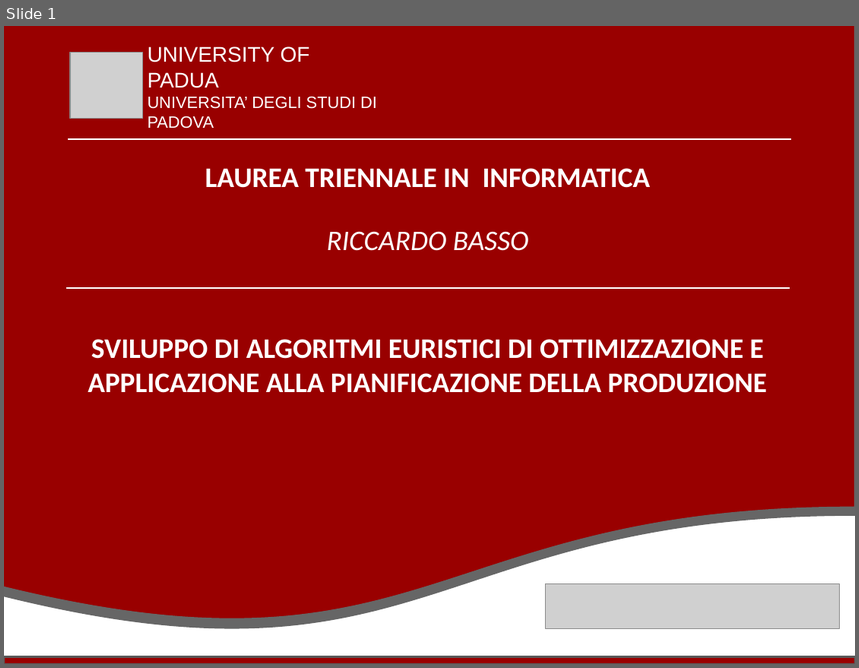
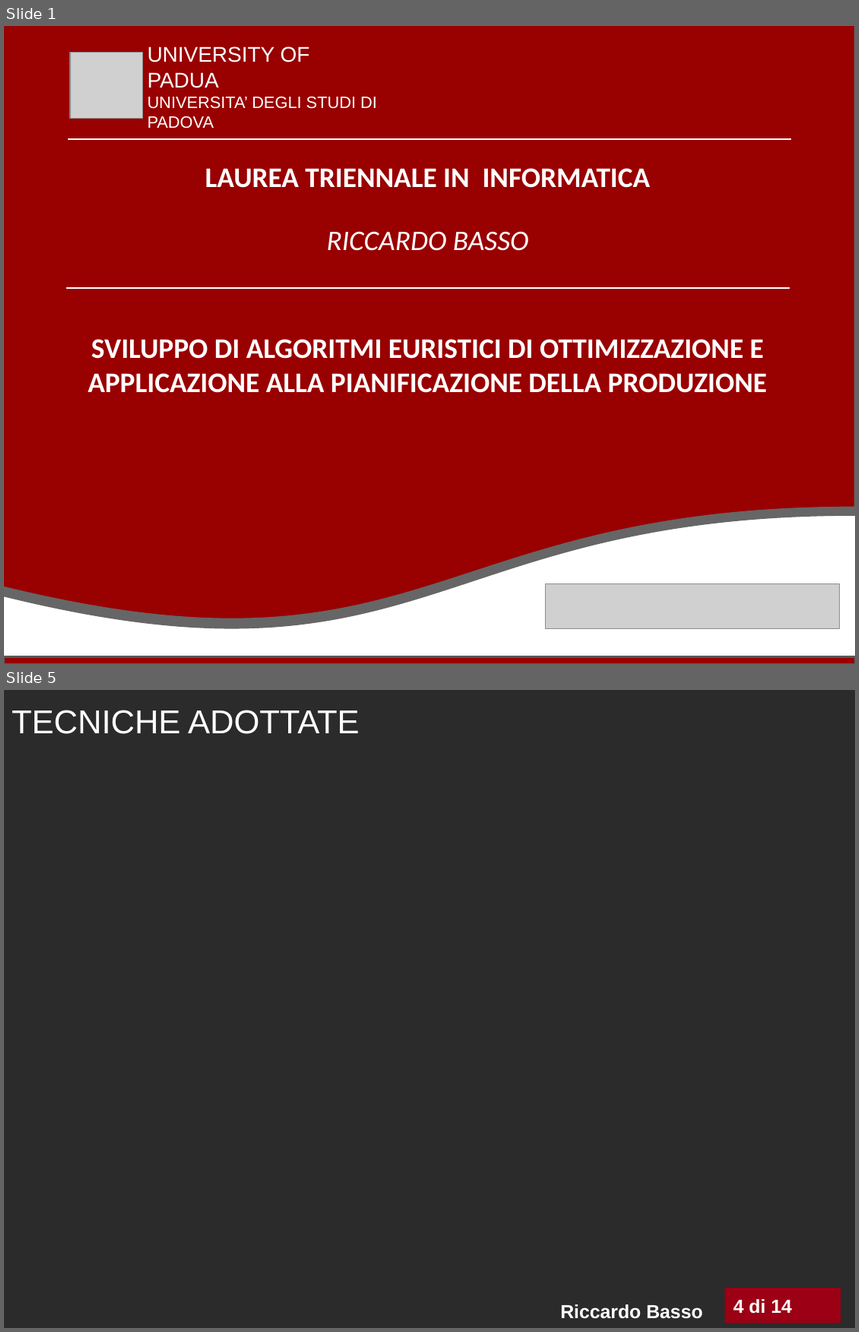
Before and after one commit to rikyb/Qontainer, a slide deck: presentazione/presentazione basso riccardo.pptx. Shown one above the other, each under a label of ours: slide 1 before the commit, slides 1 and 5 after it; the slides between them are not shown. The pictures are 859x668 and 859x1332 pixels, drawn with LibreOffice and Linux fonts; fonts in the diff are those of the drawing; grey boxes stand for pictures; background and template pictures are left out; a plain dark background stands for a picture behind light text. Boxes give left, top, right and bottom in pixels: in the first picture for what was removed or moved away, otherwise in the second. Text is boxed around its words. In the diff, an @@ line names an element or a change of style, - is before the commit and + after.

```diff
--- a/presentazione/presentazione basso riccardo.pptx
+++ b/presentazione/presentazione basso riccardo.pptx
@@ slide 5 added at [4,690,855,1328], background picture (left out) @@
@@ title added at [12,710,359,734], 28 pt, text #FFFFFF @@
+TECNICHE ADOTTATE
@@ text added at [560,1305,703,1319], 16 pt, text #FFFFFF, bold @@
+Riccardo Basso
@@ rectangle added at [725,1288,841,1323], fill #9B0014, 16 pt, text #FFFFFF, bold @@
+4 di 14
@@ page number added at [778,1305,798,1313], 9 pt, text #D9CFAB @@
+5/10
```
Also in this commit, not shown: 10 slides changed, 3 other slides added, 1 slide removed, 4 other files.
